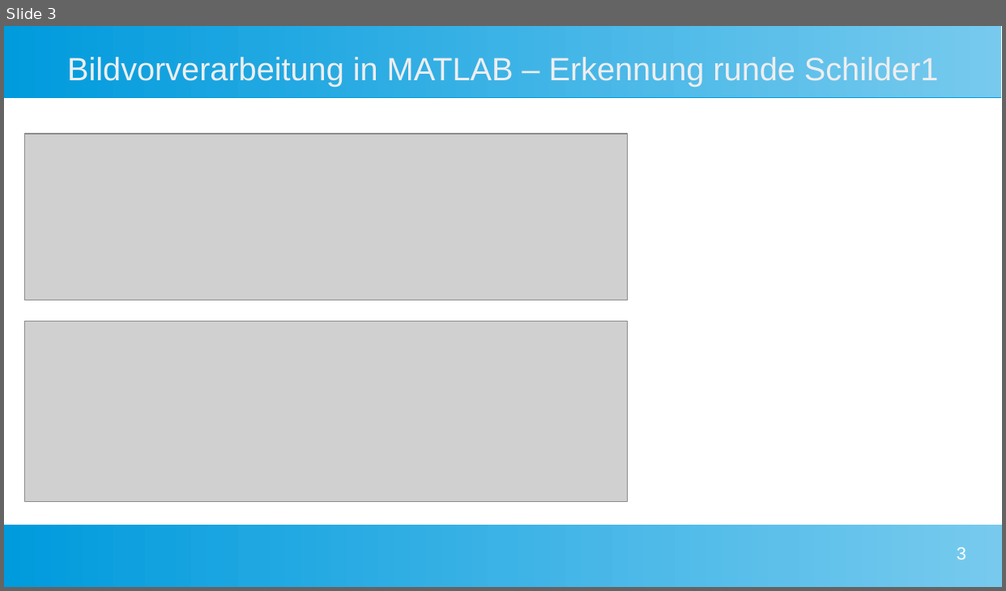
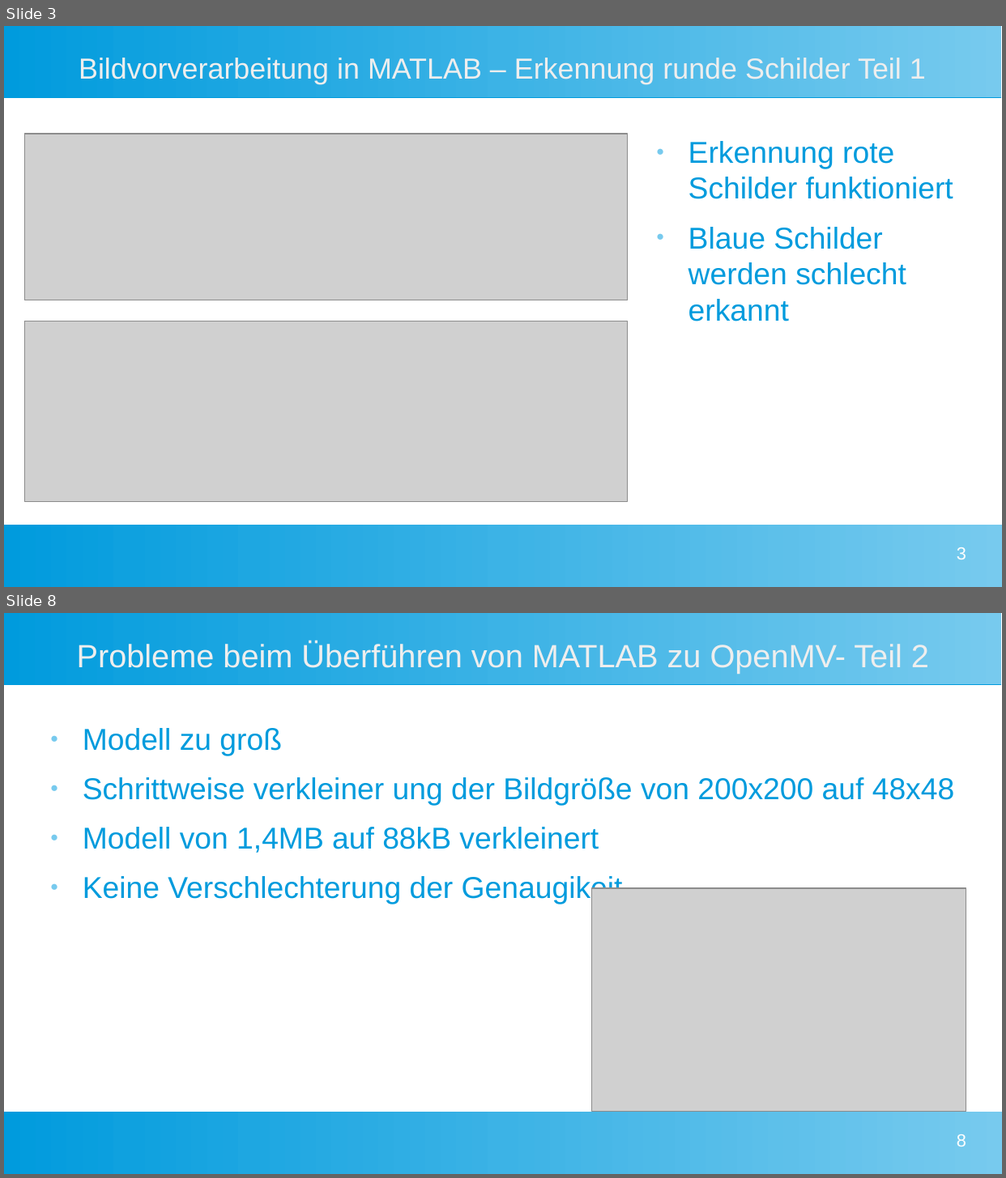
Before and after one commit to Commander-Philip/the-machine-learning-brick, a slide deck: docs/Präsentation.odp. Shown one above the other, each under a label of ours: slide 3 before the commit, slides 3 and 8 after it; the slides between them are not shown. The pictures are 1006x591 and 1006x1178 pixels, drawn with LibreOffice and Linux fonts; fonts in the diff are those of the drawing; grey boxes stand for pictures. Boxes give left, top, right and bottom in pixels: in the first picture for what was removed or moved away, otherwise in the second. Text is boxed around its words. In the diff, an @@ line names an element or a change of style, - is before the commit and + after.

```diff
--- a/docs/Präsentation.odp
+++ b/docs/Präsentation.odp
@@ slide 8 added at box(4, 613, 1002, 1174), background #FFFFFF; not listed: 2 template elements that a slide beside it also shows @@
@@ title added at box(77, 641, 929, 673), 25.6 pt, text #EEEEEE @@
+Probleme beim Überführen von MATLAB zu OpenMV- Teil 2
@@ text added at box(83, 728, 955, 905), 24 pt, text #009BDD @@
+● Modell zu groß
+● Schrittweise verkleiner ung der Bildgröße von 200x200 auf 48x48
+● Modell von 1,4MB auf 88kB verkleinert
+● Keine Verschlechterung der Genaugikeit
@@ picture added at box(593, 888, 966, 1112) @@
@@ page number added at box(957, 1135, 966, 1147), 14 pt, text #FFFFFF @@
+8
@@ slide 3 changed as well @@
@@ title at box(79, 58, 926, 84): text changed; size 25.6 to 23.1 pt @@
-Bildvorverarbeitung in MATLAB – Erkennung runde Schilder1
+Bildvorverarbeitung in MATLAB – Erkennung runde Schilder Teil 1
@@ text added at box(688, 141, 953, 322), 24 pt, text #009BDD @@
+● Erkennung rote Schilder funktioniert
+● Blaue Schilder werden schlecht erkannt
```
Also in this commit, not shown: 2 other slides changed, 5 other slides added.
